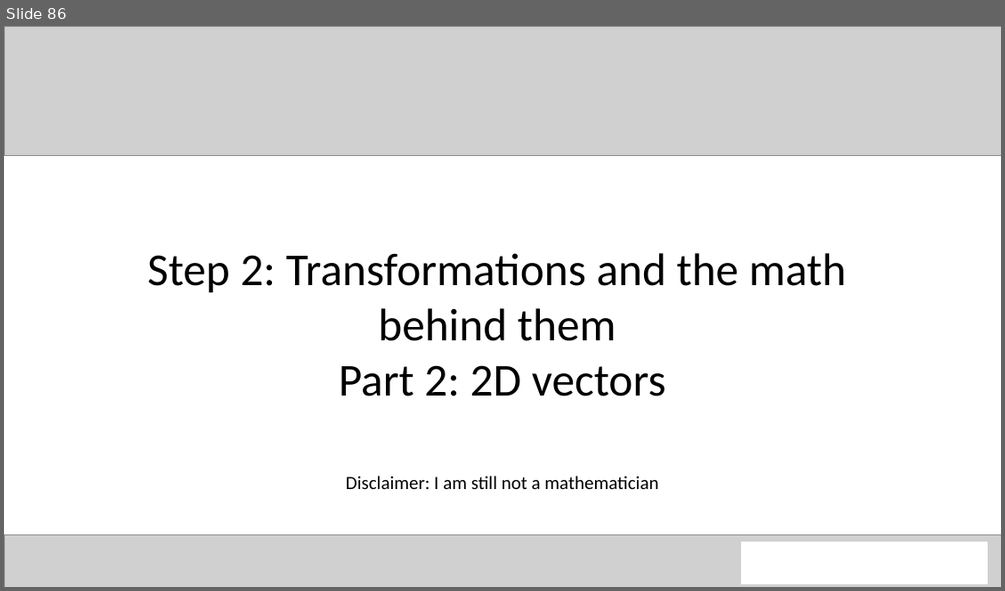
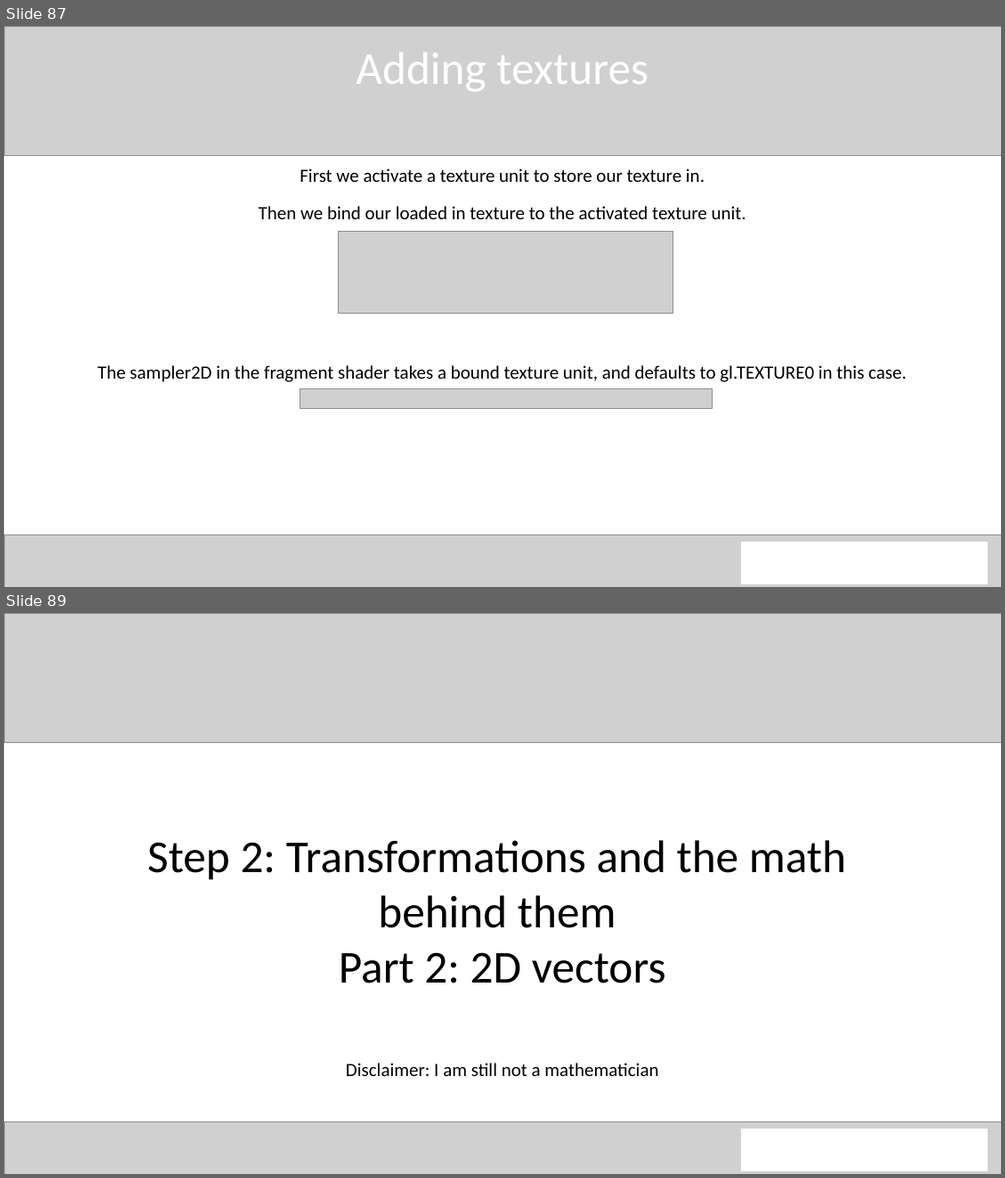
Before and after one commit to QuincyJacobs/WebGLTutorial, a slide deck: Presentation/Presentation WebGL.pptx. Shown one above the other, each under a label of ours: slide 86 before the commit, slides 87 and 89 after it; the slides between them are not shown. The pictures are 1005x591 and 1005x1178 pixels, drawn with LibreOffice and Linux fonts; fonts in the diff are those of the drawing; grey boxes stand for pictures. Boxes give left, top, right and bottom in pixels: in the first picture for what was removed or moved away, otherwise in the second. Text is boxed around its words. In the diff, an @@ line names an element or a change of style, - is before the commit and + after.

Commit message:
Finish up textures

```diff
--- a/Presentation/Presentation WebGL.pptx
+++ b/Presentation/Presentation WebGL.pptx
@@ slide 87 added at <box>4,26,1001,587</box>, background #FFFFFF @@
@@ picture added at <box>4,26,1001,156</box> @@
@@ text added at <box>356,53,648,91</box>, 44 pt, text #FFFFFF @@
+Adding textures
@@ text added at <box>299,168,704,182</box>, 18 pt, text #000000 @@
+First we activate a texture unit to store our texture in.
@@ text added at <box>259,206,746,219</box>, 18 pt, text #000000 @@
+Then we bind our loaded in texture to the activated texture unit.
@@ picture added at <box>339,231,673,313</box> @@
@@ text added at <box>97,365,906,382</box>, 18 pt, text #000000 @@
+The sampler2D in the fragment shader takes a bound texture unit, and defaults to gl.TEXTURE0 in this case.
@@ picture added at <box>300,389,712,409</box> @@
@@ picture added at <box>4,534,1001,587</box> @@
@@ rectangle added at <box>741,543,987,584</box>, fill #FFFFFF, outline #FFFFFF 1 pt @@
@@ what was slide 86 is now slide 89 @@
```
Also in this commit, not shown: 1 slide changed, 2 other slides added, 3 other files.
